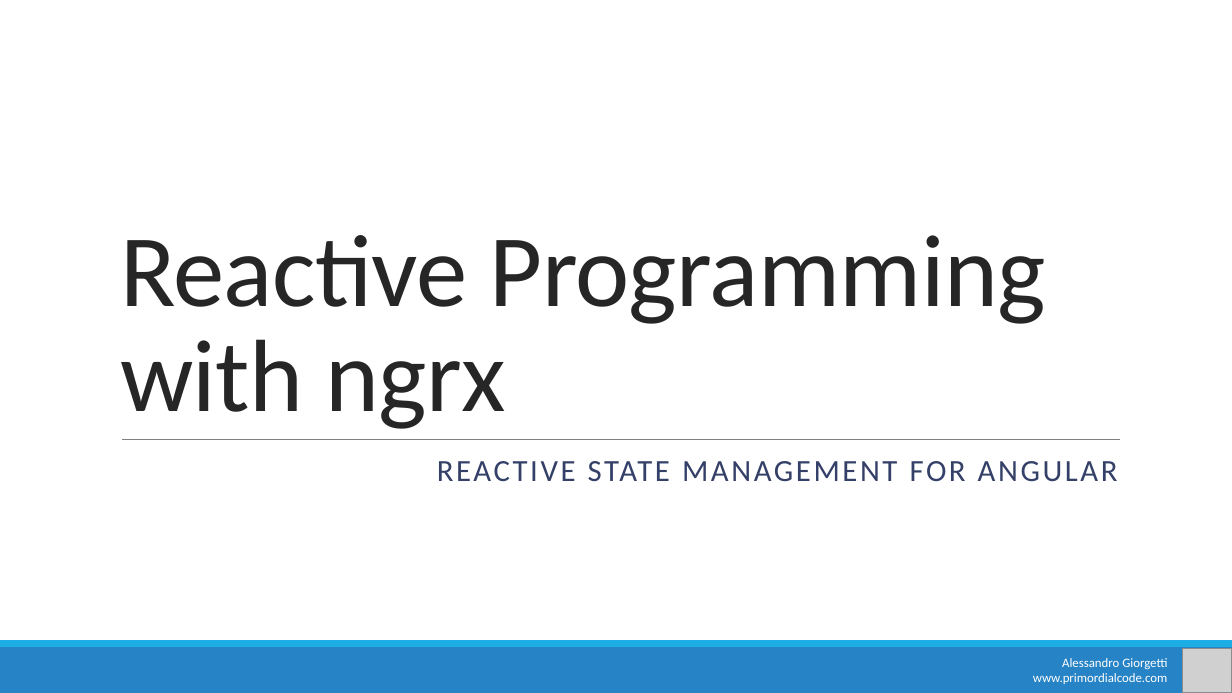
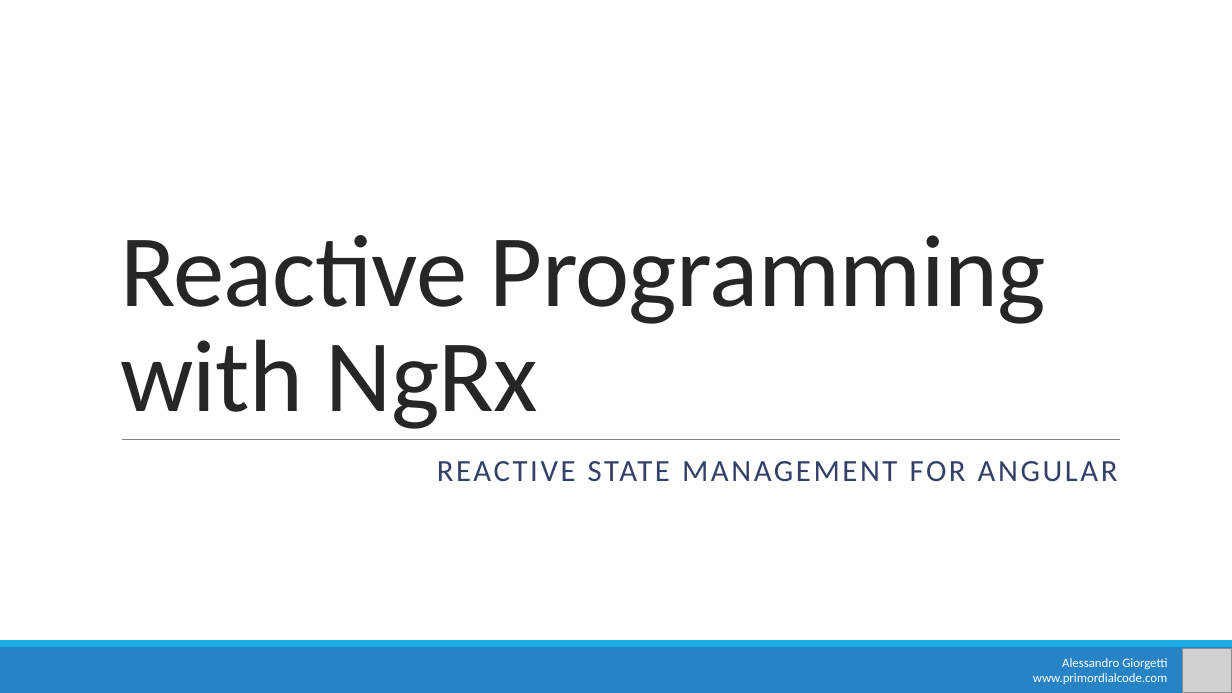
Before and after one commit to AGiorgetti/ngrx101, a slide deck: slide 1 of ReactiveProgramming_ngrx.pptx. Drawn at 1232x693 pixels with LibreOffice and Linux fonts; fonts in the diff are those of the drawing; grey boxes stand for pictures. Boxes give left, top, right and bottom in pixels: in the first picture for what was removed or moved away, otherwise in the second. Text is boxed around its words. In the diff, an @@ line names an element or a change of style, - is before the commit and + after.

```diff
--- a/ReactiveProgramming_ngrx.pptx
+++ b/ReactiveProgramming_ngrx.pptx
@@ title at [120, 235, 1046, 429]: text changed @@
-Reactive Programming
-with ngrx
+Reactive Programming
+with NgRx
```
Also in this commit, not shown: 8 other slides changed, 2 slides added, 1 other file.
